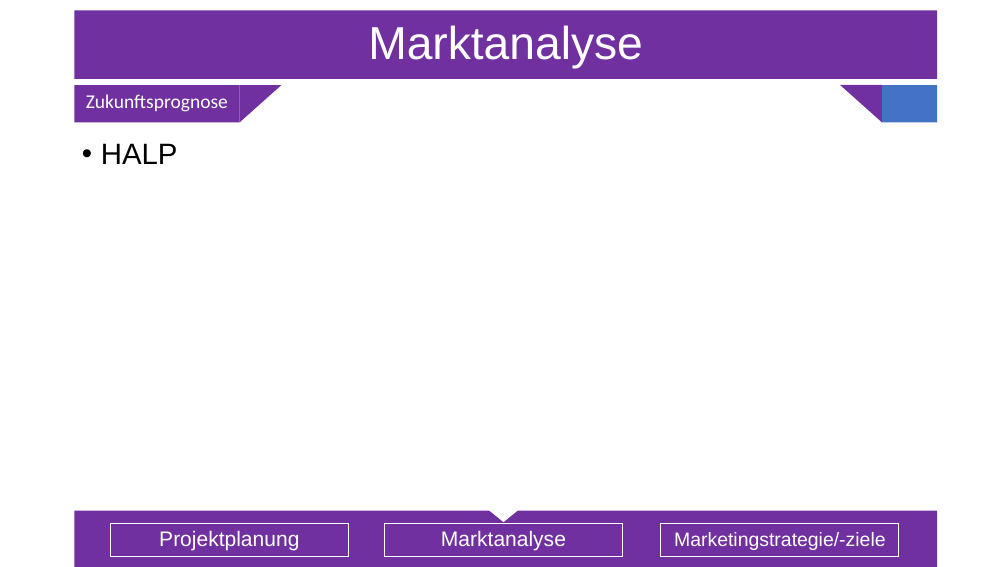
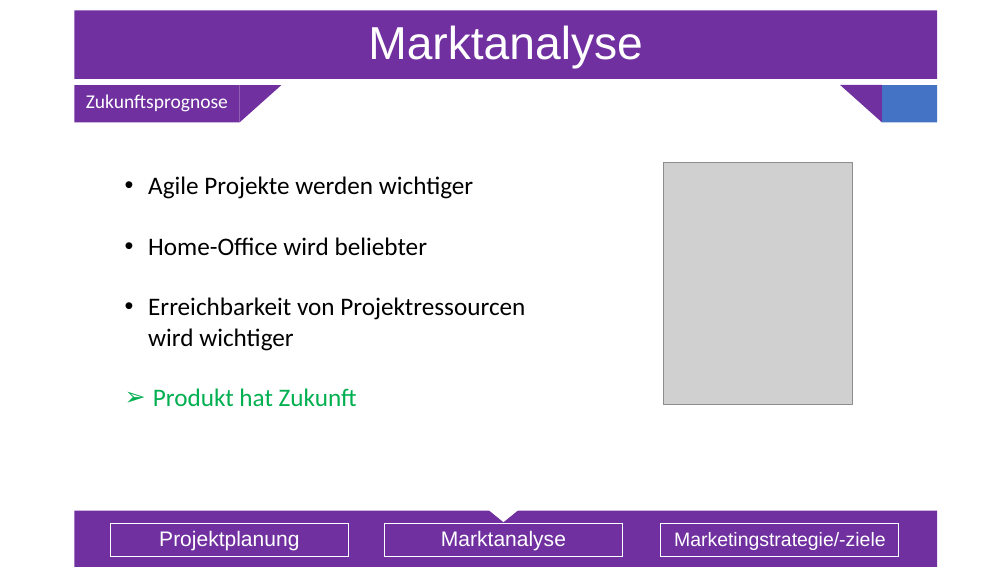
Before and after one commit to Sl0thking/mp_gproz_scrumiverse, a slide deck: slide 12 of 5_Präsentation/Projektpräsentation.pptx. Drawn at 1008x567 pixels with LibreOffice and Linux fonts; fonts in the diff are those of the drawing; grey boxes stand for pictures. Boxes give left, top, right and bottom in pixels: in the first picture for what was removed or moved away, otherwise in the second. Text is boxed around its words. In the diff, an @@ line names an element or a change of style, - is before the commit and + after.

Commit message:
#USID000
- Kurz Zukunftsprognose geschrieben

```diff
--- a/5_Präsentation/Projektpräsentation.pptx
+++ b/5_Präsentation/Projektpräsentation.pptx
@@ text removed at box(101, 143, 178, 164) @@
-• HALP
@@ text added at box(148, 176, 525, 406), 24 pt, text #000000 @@
+• Agile Projekte werden wichtiger
+• Home-Office wird beliebter
+• Erreichbarkeit von Projektressourcen
+  wird wichtiger
+➢ Produkt hat Zukunft
@@ picture added at box(663, 163, 852, 405) @@
```
Also in this commit, not shown: 1 other slide changed.
